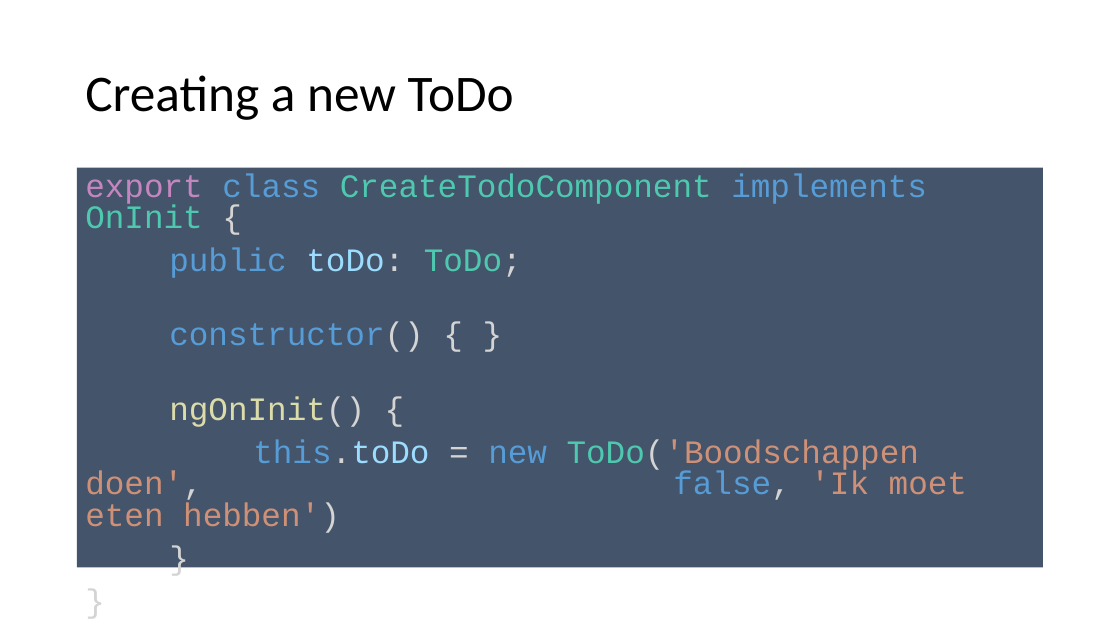
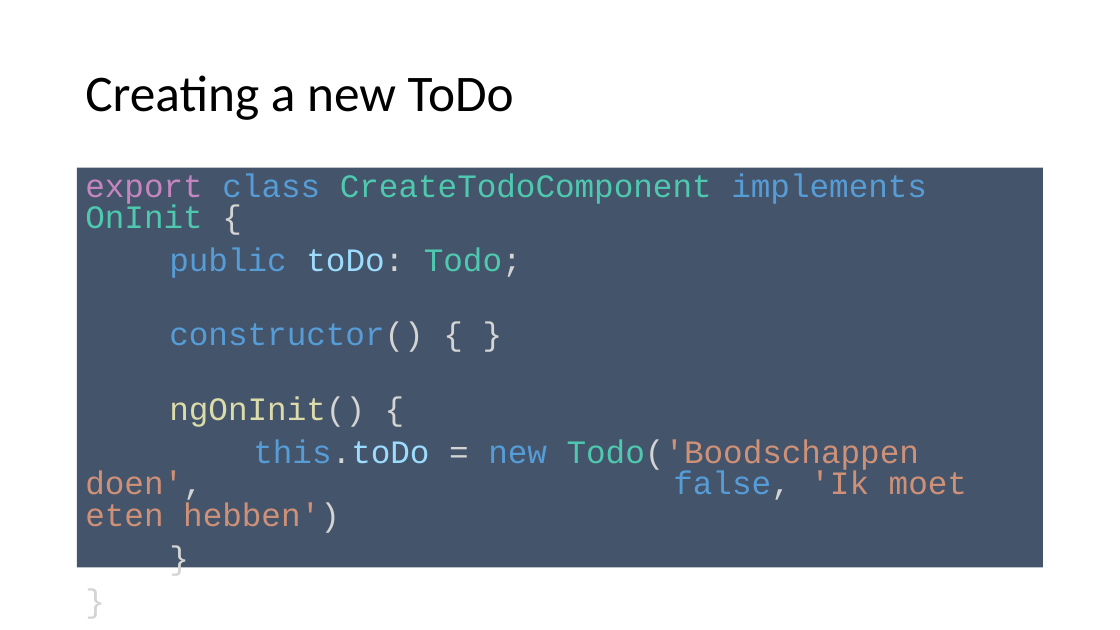
Before and after one commit to spirit-coding/todo-app-aj33349, a slide deck: slide 13 of Angular2.pptx. Drawn at 1120x630 pixels with LibreOffice and Linux fonts; fonts in the diff are those of the drawing. Boxes give left, top, right and bottom in pixels: in the first picture for what was removed or moved away, otherwise in the second. Text is boxed around its words. In the diff, an @@ line names an element or a change of style, - is before the commit and + after.

```diff
--- a/Angular2.pptx
+++ b/Angular2.pptx
@@ text at bbox=[169, 247, 522, 278]: text changed @@
-public toDo: ToDo;
+public toDo: Todo;
@@ text at bbox=[85, 439, 967, 533]: text changed @@
-this.toDo = new ToDo('Boodschappen doen', false, 'Ik moet eten hebben')
+this.toDo = new Todo('Boodschappen doen', false, 'Ik moet eten hebben')
```
Also in this commit, not shown: 8 other slides changed, 5 slides added, 3 other files.
